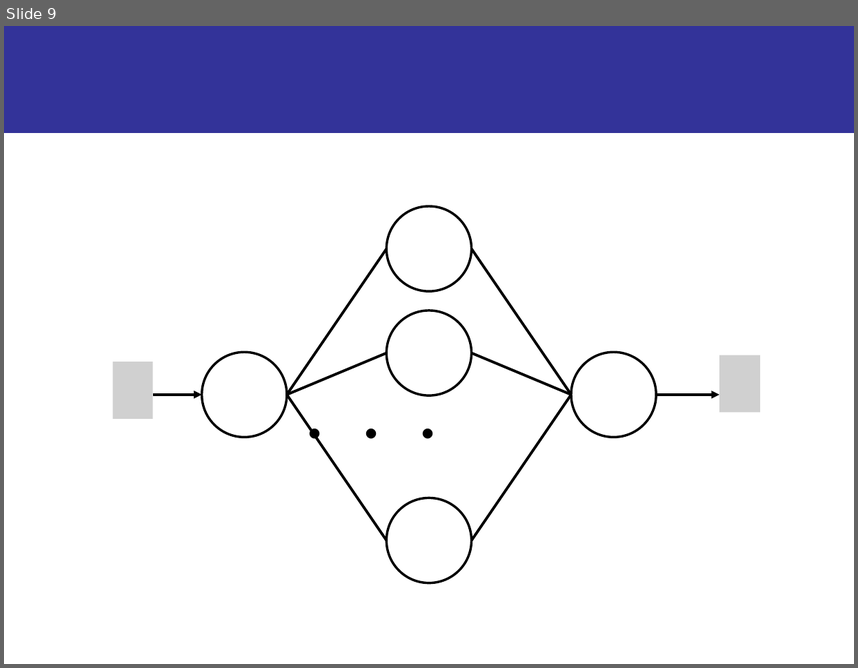
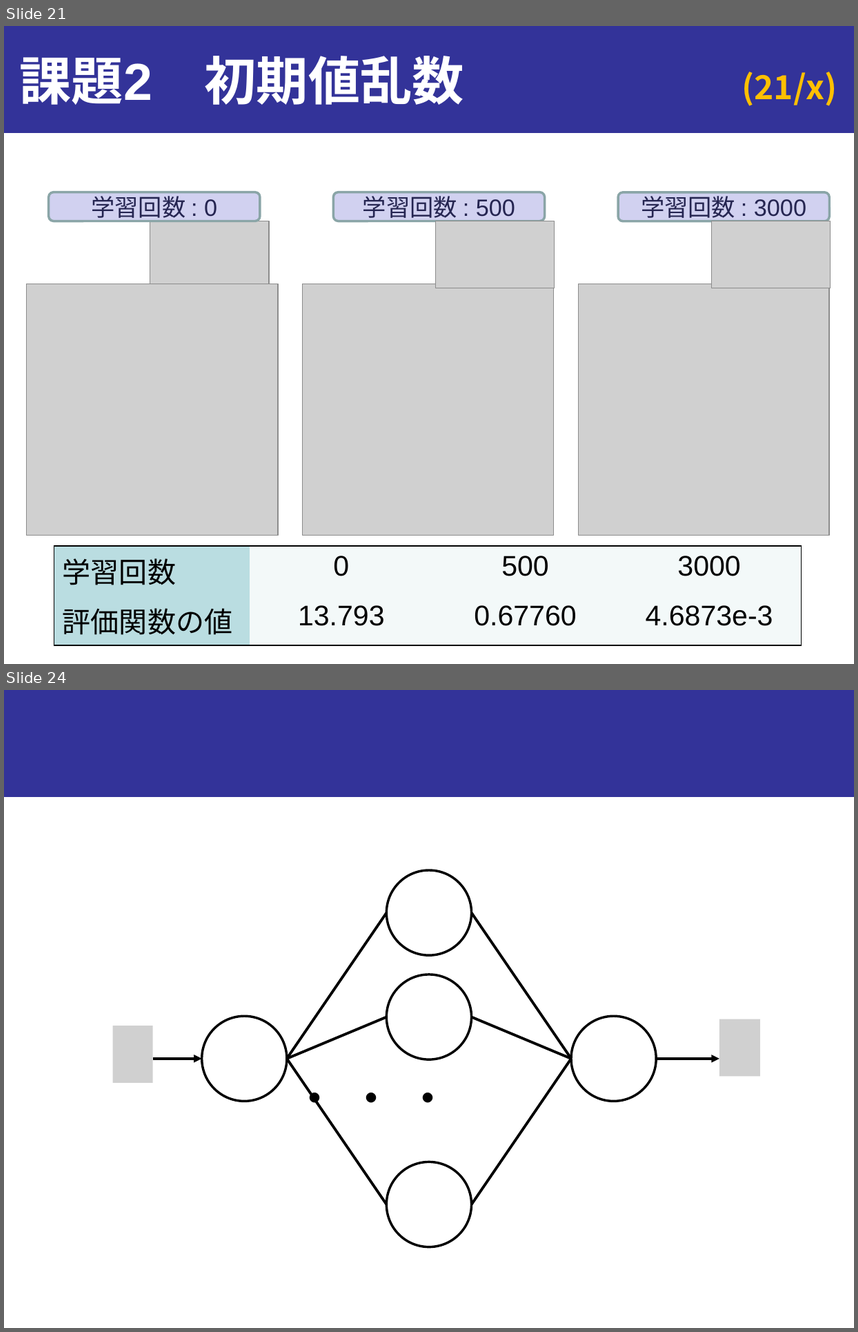
Before and after one commit to onikUone/slides, a slide deck: Junior_ex1.pptx. Shown one above the other, each under a label of ours: slide 9 before the commit, slides 21 and 24 after it; the slides between them are not shown. The pictures are 858x668 and 858x1332 pixels, drawn with LibreOffice and Linux fonts; fonts in the diff are those of the drawing; grey boxes stand for pictures. Boxes give left, top, right and bottom in pixels: in the first picture for what was removed or moved away, otherwise in the second. Text is boxed around its words. In the diff, an @@ line names an element or a change of style, - is before the commit and + after.

```diff
--- a/Junior_ex1.pptx
+++ b/Junior_ex1.pptx
@@ slide 21 added at (4,26,854,664), background #FFFFFF; not listed: 1 template element that a slide beside it also shows @@
@@ title added at (20,56,464,105), 44 pt, text #FFFFFF, bold @@
+課題2 初期値乱数
@@ page number added at (742,72,838,106), 28 pt, text #FFC000, bold @@
+(21/x)
@@ rounded rectangle added at (49,192,261,221), fill #D1D1F0, outline #8AA6A8 2 pt, 20 pt, text #252551 @@
+学習回数 : 0
@@ rounded rectangle added at (334,192,546,221), fill #D1D1F0, outline #8AA6A8 2 pt, 20 pt, text #252551 @@
+学習回数 : 500
@@ rounded rectangle added at (618,192,829,221), fill #D1D1F0, outline #8AA6A8 2 pt, 20 pt, text #252551 @@
+学習回数 : 3000
@@ picture added at (150,221,269,288) @@
@@ picture added at (436,221,555,288) @@
@@ picture added at (711,221,831,288) @@
@@ picture added at (26,283,278,535) @@
@@ picture added at (302,283,553,535) @@
@@ picture added at (579,283,829,535) @@
@@ table added at (54,546,800,637), 2 rows, 4 columns @@
+学習回数 | 0 | 500 | 3000
+評価関数の値 | 13.793 | 0.67760 | 4.6873e-3
@@ what was slide 9 is now slide 24 @@
```
Also in this commit, not shown: 6 slides changed, 14 other slides added, 52 other files.
